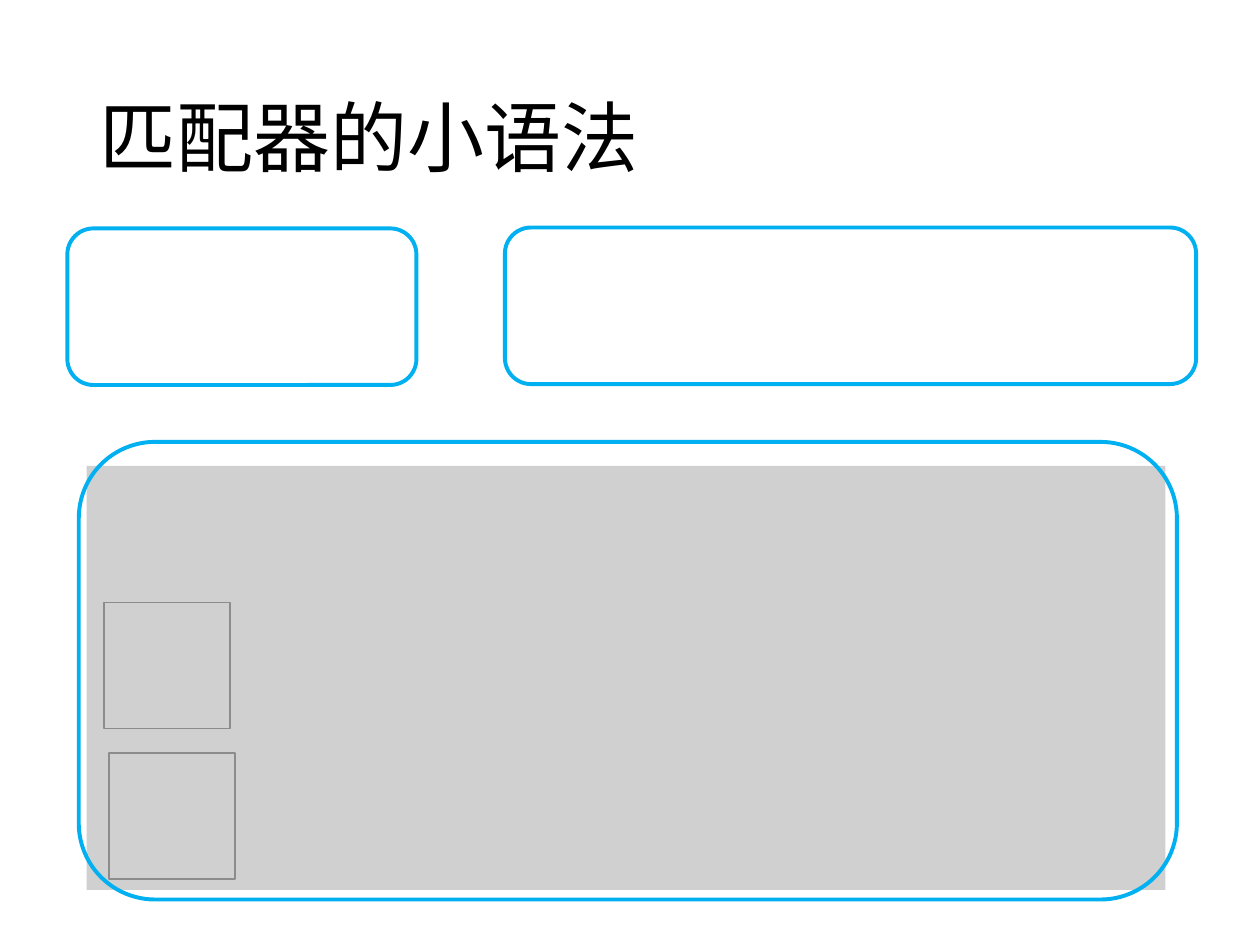
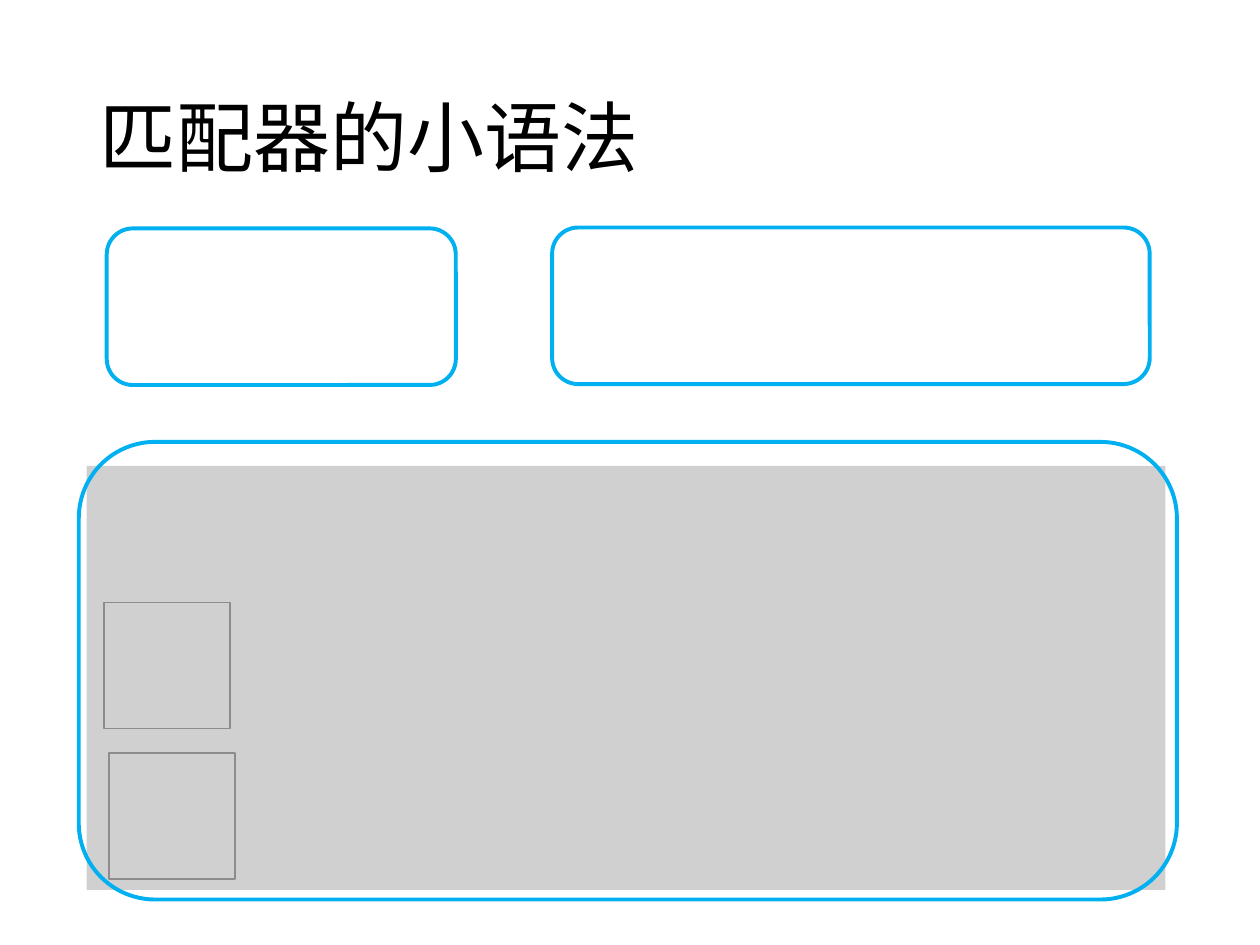
Before and after one commit to agave233/teamwork-14-Macro, a slide deck: slide 14 of Slides/Rust Part Slides.pptx. Drawn at 1260x945 pixels with LibreOffice and Linux fonts; fonts in the diff are those of the drawing; grey boxes stand for pictures. Boxes give left, top, right and bottom in pixels: in the first picture for what was removed or moved away, otherwise in the second. Text is boxed around its words. In the diff, an @@ line names an element or a change of style, - is before the commit and + after.

```diff
--- a/Slides/Rust Part Slides.pptx
+++ b/Slides/Rust Part Slides.pptx
@@ rounded rectangle: place and size @@
-rounded rectangle at [67, 228, 416, 384]
+rounded rectangle at [107, 228, 456, 384]
@@ rounded rectangle: place and size @@
-rounded rectangle at [505, 228, 1197, 384]
+rounded rectangle at [552, 228, 1149, 384]
```
Also in this commit, not shown: 3 slides added, 1 other file.
